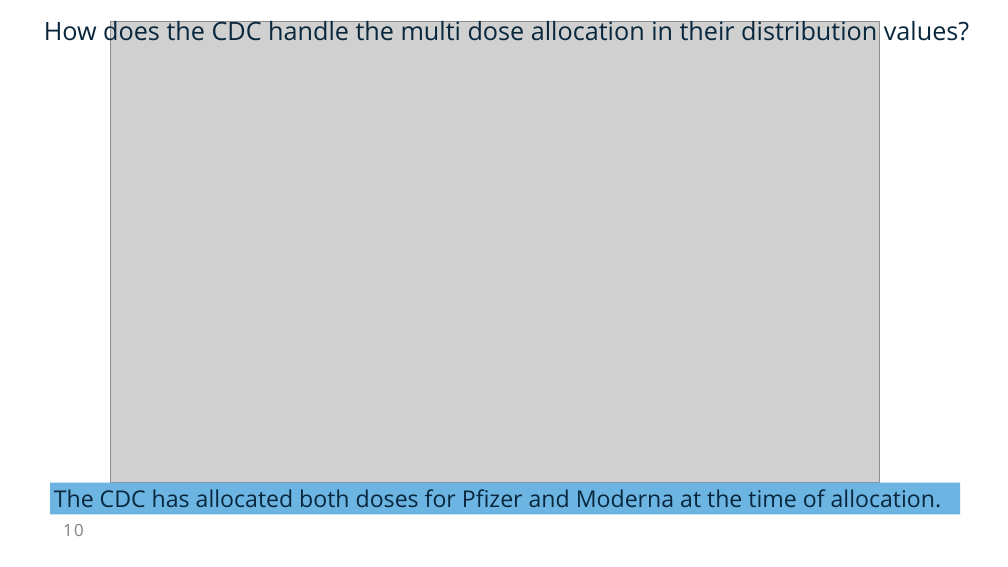
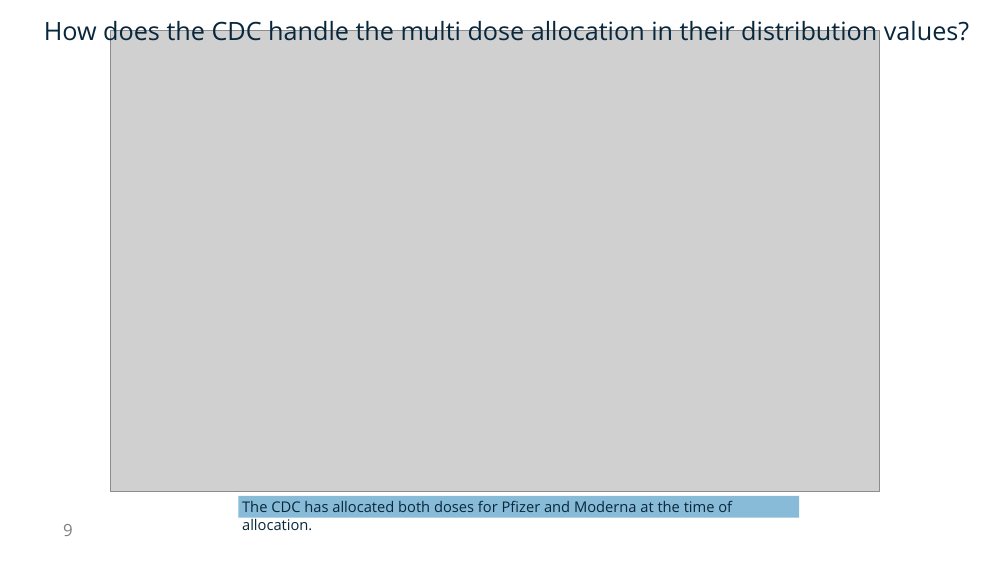
Before and after one commit to NicoleLund/covid_vaccine_availability, a slide deck: slide 9 of presentation/Project_one.pptx (slide 10 before the commit). Drawn at 1008x567 pixels with LibreOffice and Linux fonts; fonts in the diff are those of the drawing; grey boxes stand for pictures. Boxes give left, top, right and bottom in pixels: in the first picture for what was removed or moved away, otherwise in the second. Text is boxed around its words. In the diff, an @@ line names an element or a change of style, - is before the commit and + after.

```diff
--- a/presentation/Project_one.pptx
+++ b/presentation/Project_one.pptx
@@ picture: place and size @@
-picture at bbox=[110, 21, 879, 482]
+picture at bbox=[110, 30, 879, 492]
@@ rectangle "The CDC has allocated both ...": place and size @@
-rectangle "The CDC has allocated both ..." at bbox=[50, 483, 960, 515]
+rectangle "The CDC has allocated both ..." at bbox=[239, 496, 799, 518]
@@ rectangle "The CDC has allocated both ..." at bbox=[239, 496, 799, 518]: size 44 to 28 pt; fill #6CB5E3 to #88BBD7 @@
@@ page number at bbox=[63, 524, 73, 536]: text changed @@
-10
+9
```
Also in this commit, not shown: 11 other slides changed, 1 slide added, 3 slides removed.
